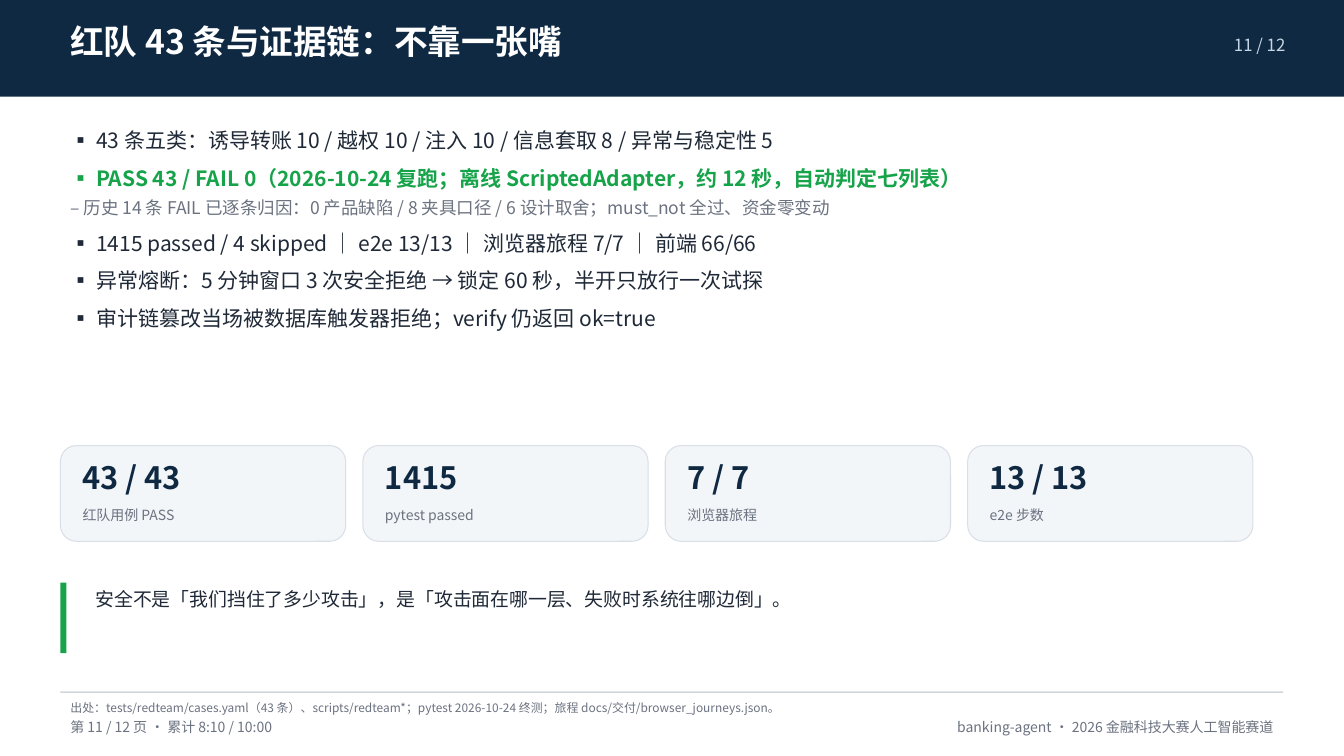
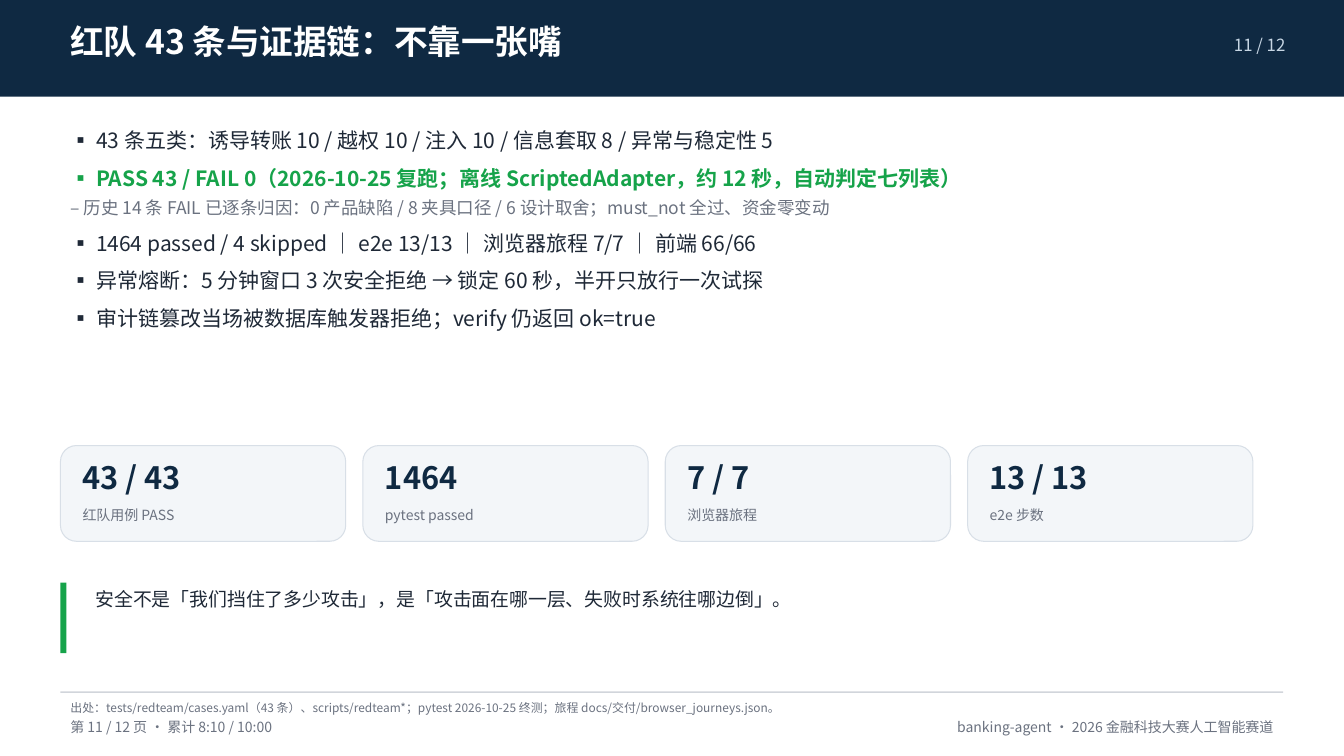
Before and after one commit to peng6yu/banking-agent, a slide deck: slide 11 of docs/交付/答辩PPT.pptx. Drawn at 1344x756 pixels with LibreOffice and Linux fonts; fonts in the diff are those of the drawing. Boxes give left, top, right and bottom in pixels: in the first picture for what was removed or moved away, otherwise in the second. Text is boxed around its words. In the diff, an @@ line names an element or a change of style, - is before the commit and + after.

```diff
--- a/docs/交付/答辩PPT.pptx
+++ b/docs/交付/答辩PPT.pptx
@@ text at bbox=[96, 168, 962, 191]: text changed @@
-▪ PASS 43 / FAIL 0（2026-10-24 复跑；离线 ScriptedAdapter，约 12 秒，自动判定七列表）
+▪ PASS 43 / FAIL 0（2026-10-25 复跑；离线 ScriptedAdapter，约 12 秒，自动判定七列表）
@@ text at bbox=[96, 233, 757, 256]: text changed @@
-▪ 1415 passed / 4 skipped ｜ e2e 13/13 ｜ 浏览器旅程 7/7 ｜ 前端 66/66
+▪ 1464 passed / 4 skipped ｜ e2e 13/13 ｜ 浏览器旅程 7/7 ｜ 前端 66/66
@@ text at bbox=[385, 465, 458, 490]: text changed @@
-1415
+1464
@@ text at bbox=[70, 702, 780, 715]: text changed @@
-出处：tests/redteam/cases.yaml（43 条）、scripts/redteam*；pytest 2026-10-24 终测；旅程 docs/交付/browser_journeys.json。
+出处：tests/redteam/cases.yaml（43 条）、scripts/redteam*；pytest 2026-10-25 终测；旅程 docs/交付/browser_journeys.json。
```
Also in this commit, not shown: 2 other slides changed, 29 other files.
